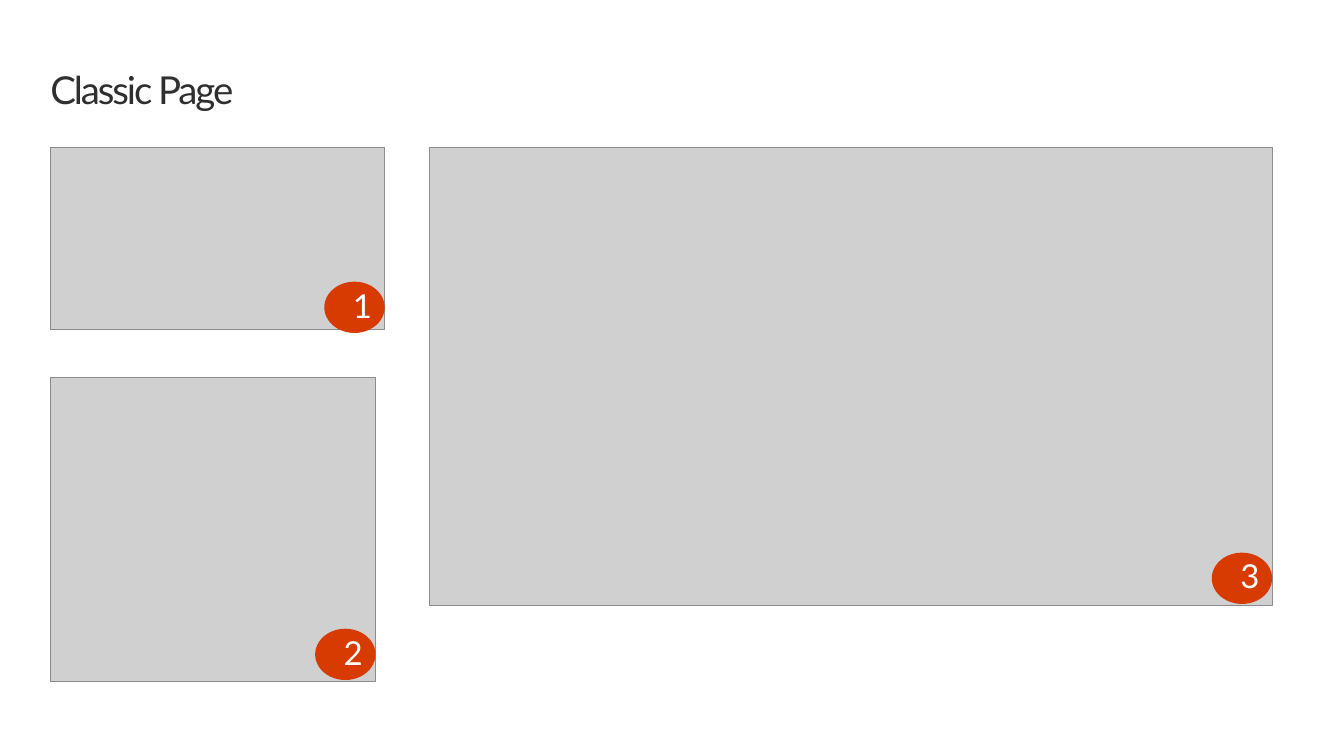
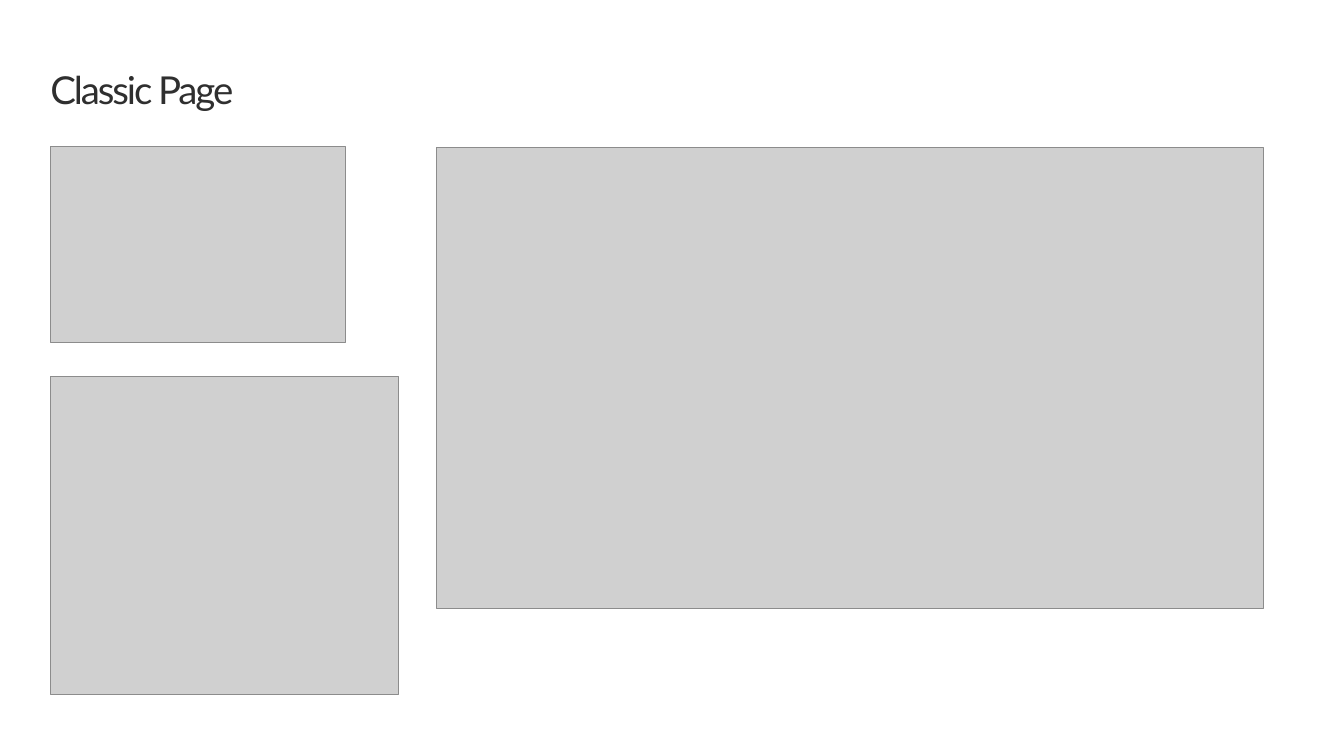
Before and after one commit to SharePoint/sp-dev-training-spfx-web-parts, a slide deck: slide 7 of 02-testing.pptx. Drawn at 1344x756 pixels with LibreOffice and Linux fonts; fonts in the diff are those of the drawing; grey boxes stand for pictures; background and template pictures are left out. Boxes give left, top, right and bottom in pixels: in the first picture for what was removed or moved away, otherwise in the second. Text is boxed around its words. In the diff, an @@ line names an element or a change of style, - is before the commit and + after.

```diff
--- a/02-testing.pptx
+++ b/02-testing.pptx
@@ picture resized from (x1=50, y1=147, x2=384, y2=329) to (x1=50, y1=147, x2=346, y2=343) @@
@@ picture resized from (x1=429, y1=147, x2=1272, y2=606) to (x1=437, y1=147, x2=1263, y2=609) @@
@@ ellipse removed at (x1=324, y1=282, x2=384, y2=333) @@
-1
@@ picture resized from (x1=50, y1=378, x2=376, y2=681) to (x1=50, y1=377, x2=399, y2=695) @@
@@ ellipse removed at (x1=1212, y1=552, x2=1272, y2=604) @@
-3
@@ ellipse removed at (x1=315, y1=629, x2=376, y2=680) @@
-2
```
Also in this commit, not shown: 6 other slides changed.
